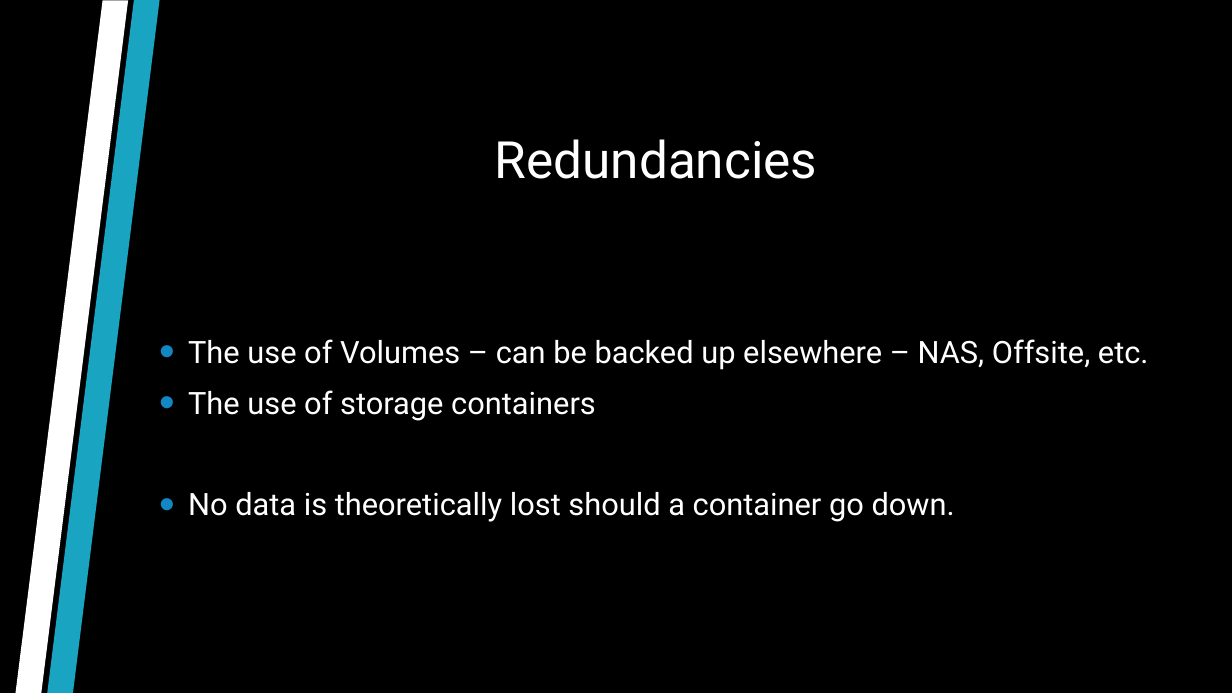
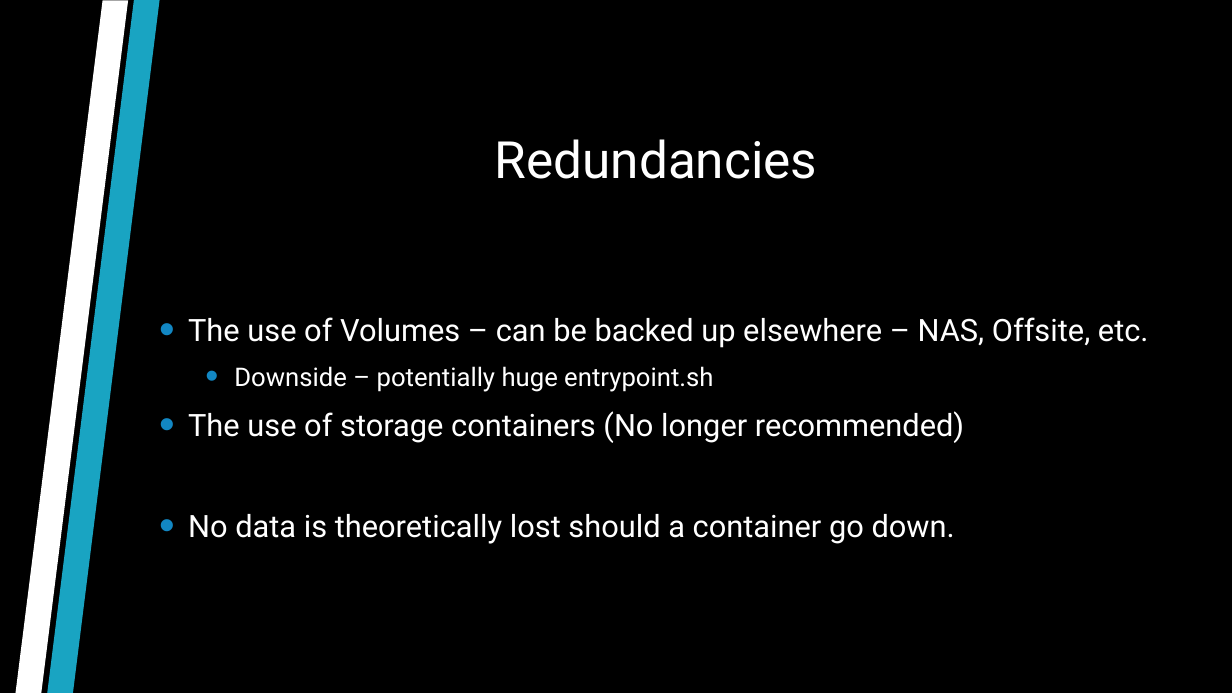
Before and after one commit to jcqac/docker-project, a slide deck: slide 6 of Presentation.pptx. Drawn at 1232x693 pixels with LibreOffice and Linux fonts; fonts in the diff are those of the drawing; background and template pictures are left out. Boxes give left, top, right and bottom in pixels: in the first picture for what was removed or moved away, otherwise in the second. Text is boxed around its words. In the diff, an @@ line names an element or a change of style, - is before the commit and + after.

Commit message:
22nd commit of Docker Project
Java, Jenkins, Jira, MySQL, Nexus, Postfix, Zabbix and Urvancode Deploy are now working

ToDo: update gitignore

```diff
--- a/Presentation.pptx
+++ b/Presentation.pptx
@@ text at box(188, 366, 964, 443): text changed @@
-• The use of storage containers
+  • Downside – potentially huge entrypoint.sh
+• The use of storage containers (No longer recommended)
```
